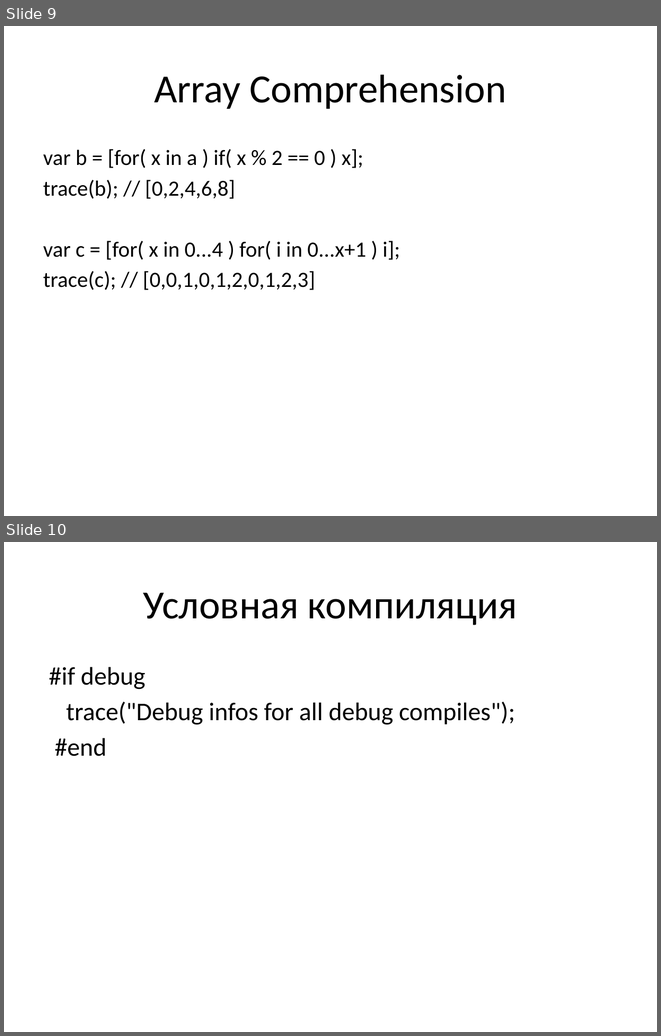
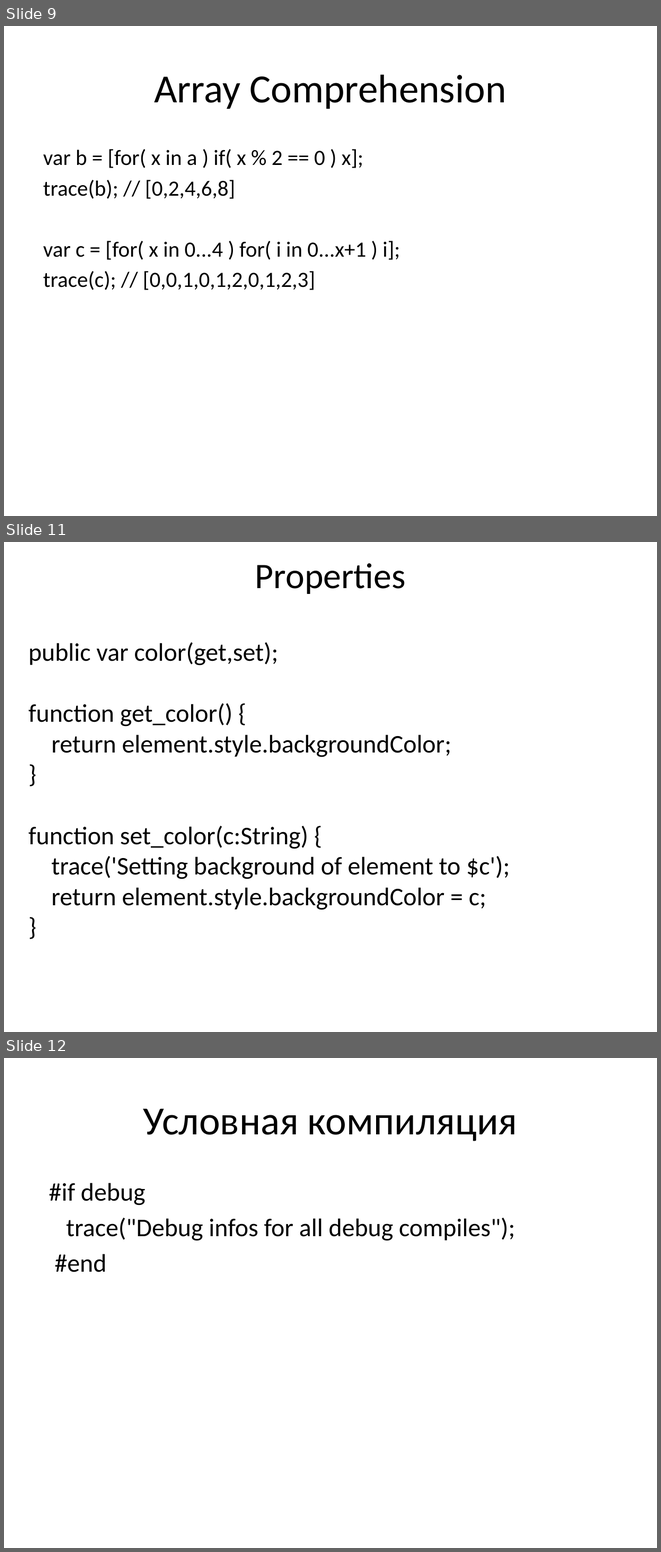
Before and after one commit to schadov/241m-lectures, a slide deck: haxe.pptx. Shown one above the other, each under a label of ours: slides 9 and 10 before the commit, slides 9, 11 and 12 after it; the slides between them are not shown. The pictures are 661x1036 and 661x1552 pixels, drawn with LibreOffice and Linux fonts; fonts in the diff are those of the drawing. Boxes give left, top, right and bottom in pixels: in the first picture for what was removed or moved away, otherwise in the second. Text is boxed around its words. In the diff, an @@ line names an element or a change of style, - is before the commit and + after.

```diff
--- a/haxe.pptx
+++ b/haxe.pptx
@@ slide 11 added at (x1=4, y1=542, x2=657, y2=1032), background #FFFFFF @@
@@ title added at (x1=255, y1=563, x2=406, y2=594), 39.6 pt, text #000000 @@
+Properties
@@ text added at (x1=28, y1=642, x2=510, y2=910), 28 pt, text #000000 @@
+public var color(get,set);
+function get_color() {
+return element.style.backgroundColor;
+}
+function set_color(c:String) {
+trace('Setting background of element to $c');
+return element.style.backgroundColor = c;
+}
@@ what was slide 10 is now slide 12 @@
```
Also in this commit, not shown: 1 slide changed, 10 other slides added.
